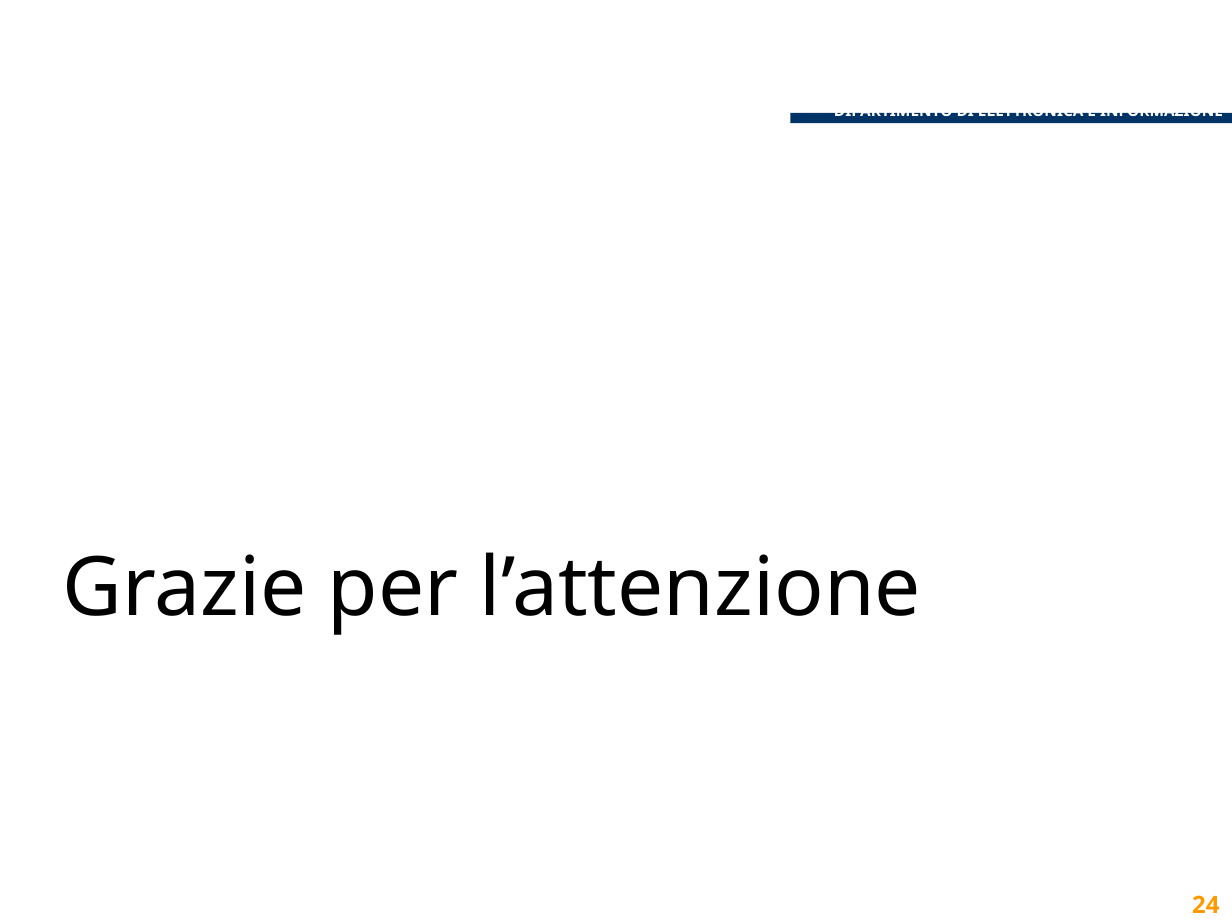
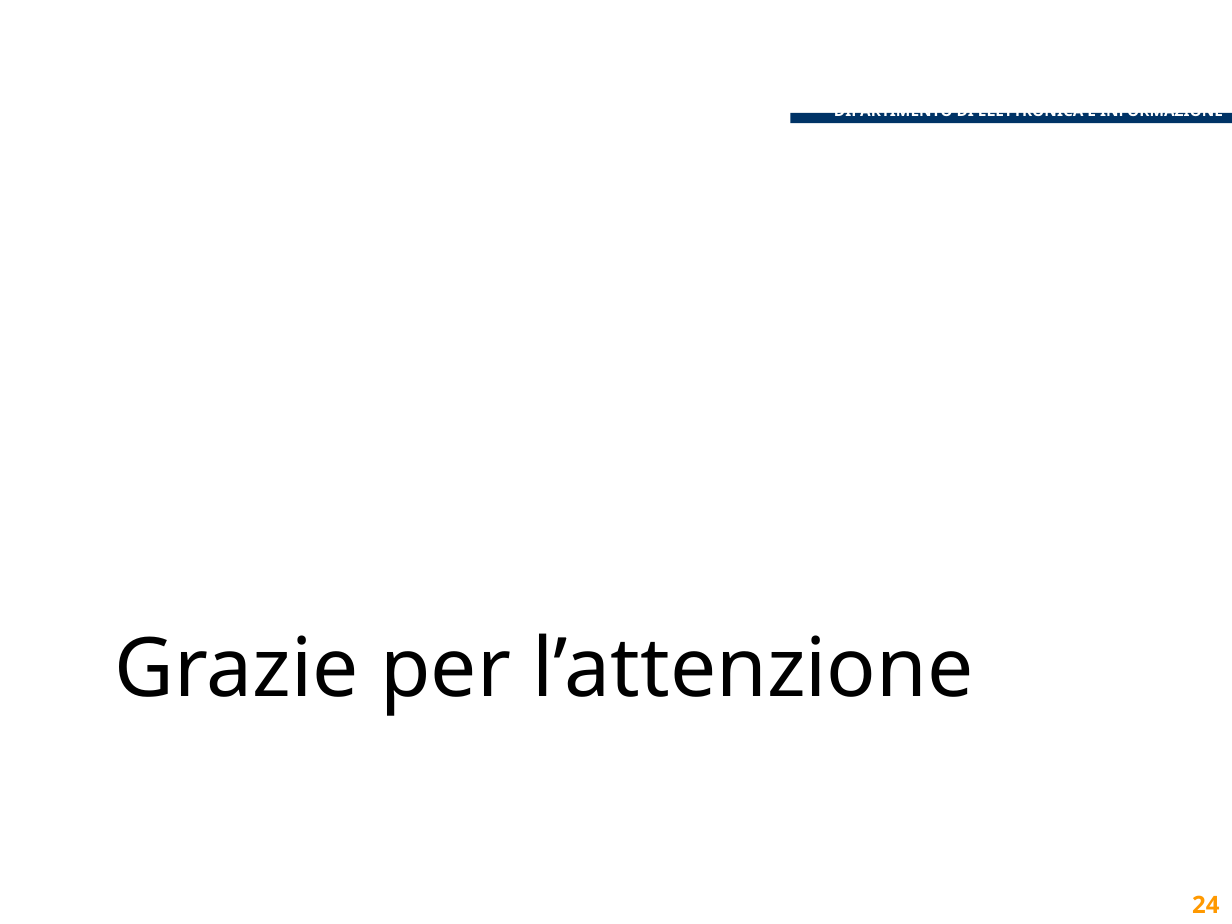
Before and after one commit to lcavagnispolimi/thesis_latex, a slide deck: slide 24 of presentazione_discussione.pptx. Drawn at 1232x924 pixels with LibreOffice and Linux fonts; fonts in the diff are those of the drawing; background and template pictures are left out. Boxes give left, top, right and bottom in pixels: in the first picture for what was removed or moved away, otherwise in the second. Text is boxed around its words. In the diff, an @@ line names an element or a change of style, - is before the commit and + after.

```diff
--- a/presentazione_discussione.pptx
+++ b/presentazione_discussione.pptx
@@ text "Grazie per l’attenzione": place and size @@
-text "Grazie per l’attenzione" at (62, 552, 921, 635)
+text "Grazie per l’attenzione" at (115, 633, 973, 716)
```
Also in this commit, not shown: 19 other slides changed.
